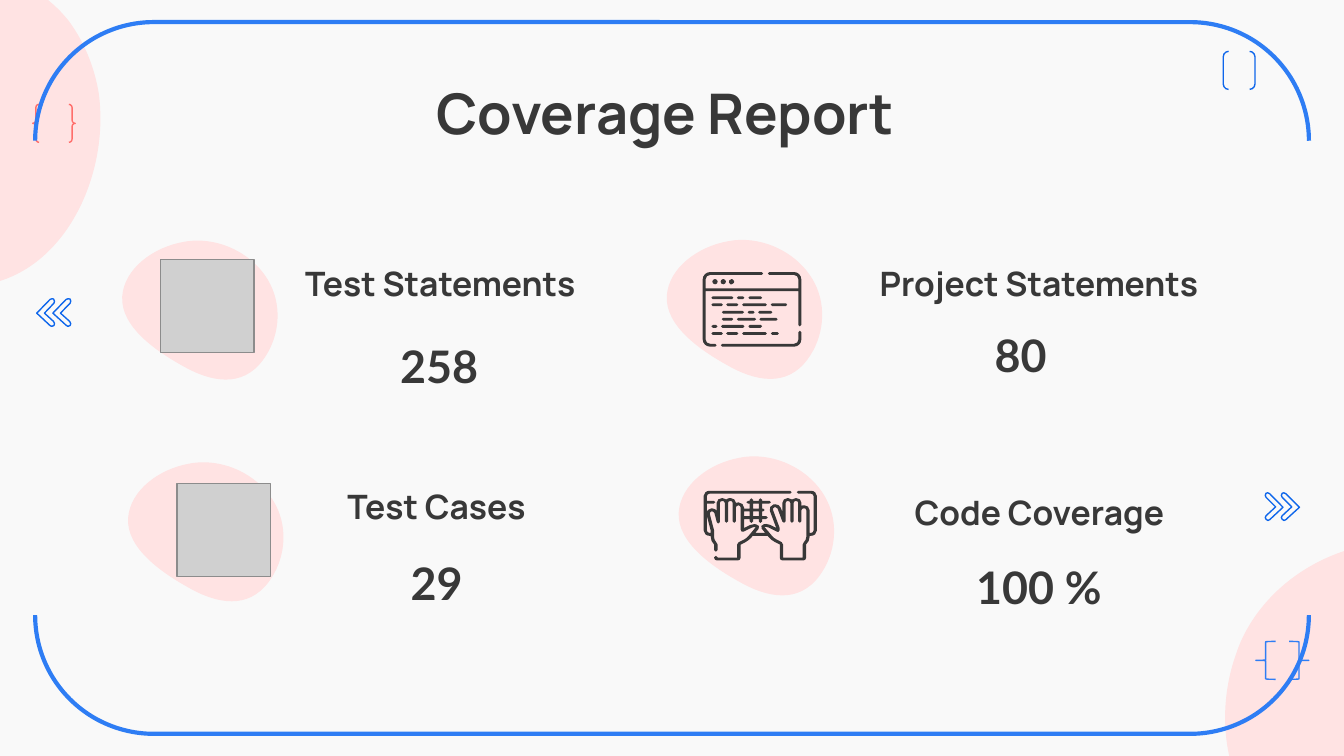
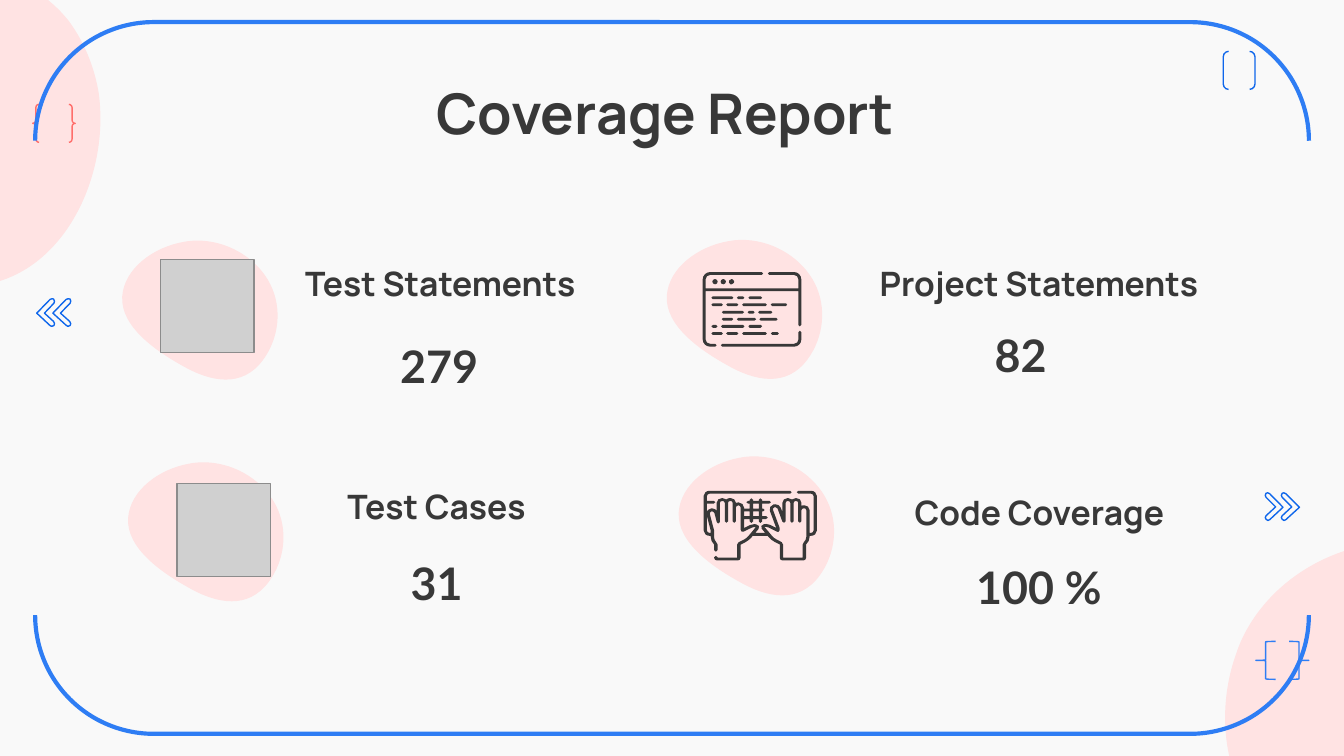
Before and after one commit to ZavierHuang/RESTFUL-API-DESIGN, a slide deck: slide 14 of 黃昱叡_SW2_Backend_Practice.pptx. Drawn at 1344x756 pixels with LibreOffice and Linux fonts; fonts in the diff are those of the drawing; grey boxes stand for pictures. Boxes give left, top, right and bottom in pixels: in the first picture for what was removed or moved away, otherwise in the second. Text is boxed around its words. In the diff, an @@ line names an element or a change of style, - is before the commit and + after.

```diff
--- a/黃昱叡_SW2_Backend_Practice.pptx
+++ b/黃昱叡_SW2_Backend_Practice.pptx
@@ text at (400,350,478,383): text changed @@
-258
+279
@@ subtitle at (995,339,1047,373): text changed @@
-80
+82
@@ subtitle at (411,567,463,601): text changed @@
-29
+31
```
Also in this commit, not shown: 5 other slides changed, 4 other files.
